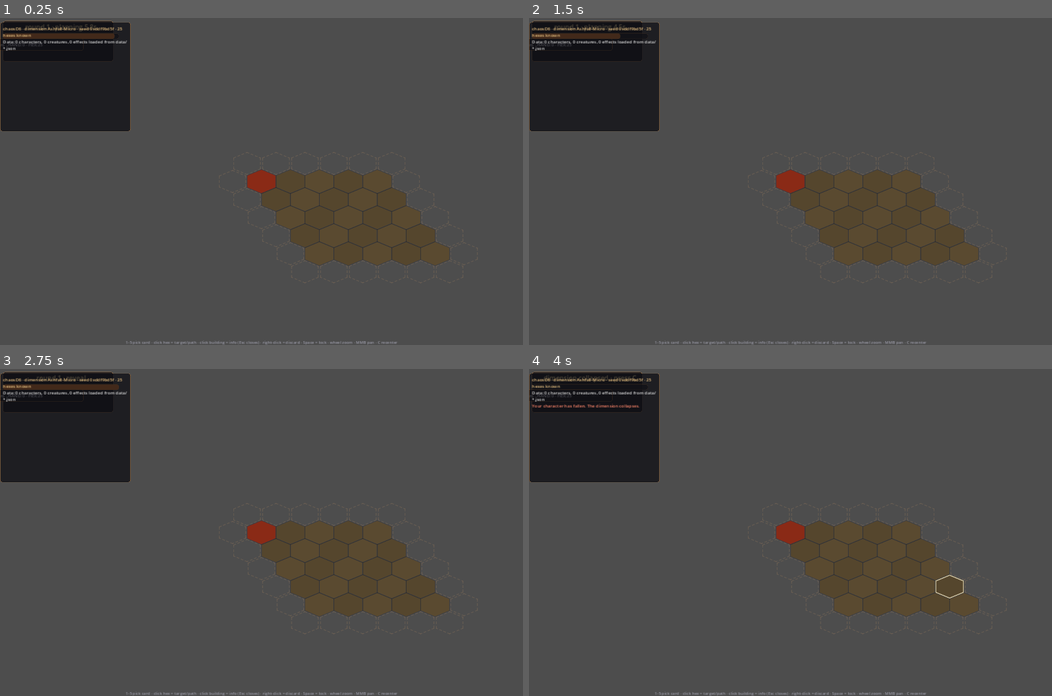
Above: before the commit, frames 1-4 (two rows, left to right).
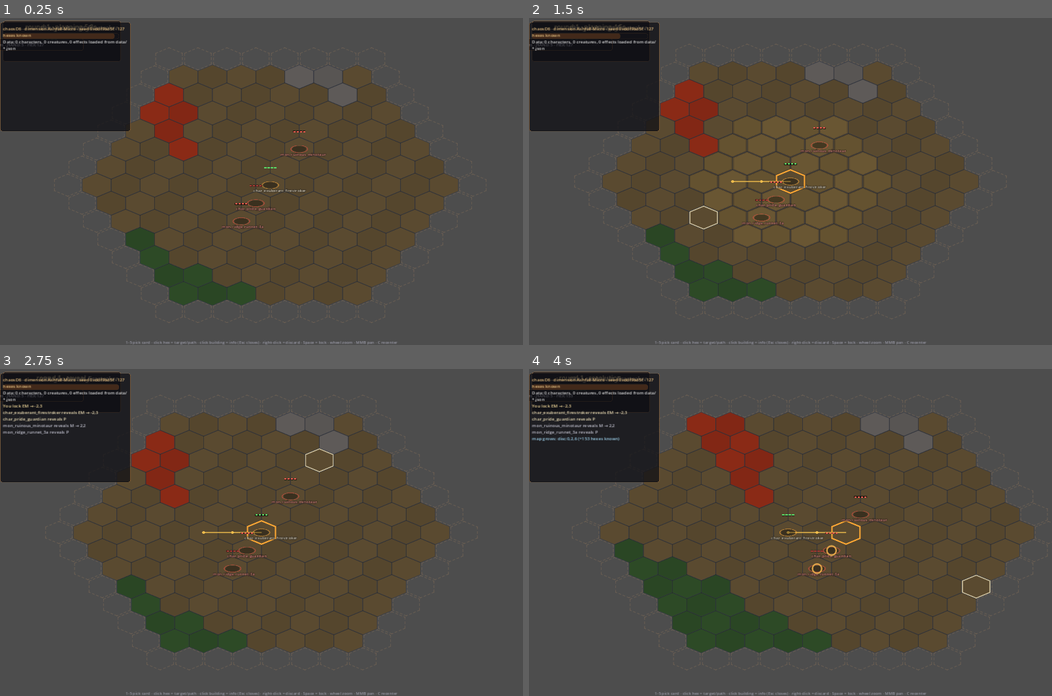
Above: after the commit, the same moments.

Repository: Galterian/Radicle
Game: Godot game, scene res://scenes/Main.tscn
Same seed, same stepped clock (60 frames per second), same inputs: the game is played once before the commit and once after it.
Inputs (mouse positions are in pixels of both pictures, inside the frame that each line leads up to):
- Up to frame 1 (0.25 s): no input
- Up to frame 2 (1.5 s): move the mouse to (905, 165) at 0.52 s; hold 8 (hand_empty) 0.53-1.25 s; click (905, 165) at 0.67 s; tap Enter at 1.25 s; drag from (685, 197) to (764, 246) at 1.27 s
- Up to frame 3 (2.75 s): tap Space (lock_commit) at 2 s; move the mouse to (313, 460) at 2.02 s; hold C (recenter) from 2.03 s (still down); click (313, 460) at 2.17 s
- Up to frame 4 (4 s): release C (recenter) at 2.75 s; tap Enter at 2.75 s; drag from (764, 597) to (633, 483) at 2.77 s; tap C (recenter) at 3.5 s; move the mouse to (947, 581) at 3.52 s; hold Space (lock_commit) from 3.53 s (still down); click (947, 581) at 3.67 s

The runs differ from the first frame. In frame 1, 31% of the frame differs, in the area x 0-93%, y 0-94%; in frame 2, 31%; in frame 3, 32%; in frame 4, 39%, in the area x 0-100%, y 0-93%.
Error before the commit: Parse Error: Cannot infer the type of "key" variable because the value doesn't have a set type. (res://scripts/Entity.gd:209)

Commit message:
Smoke test shows all five phases run cleanly:
BEFORE   dev-PC: 968M/4 packs   OCI: 945M/1 pack   repos=1 pinned=true
diff     122 refs on dev-PC not yet on OCI    [first 20 listed, then "+102 more"]
phase 2  skipped — rad-node not running on dev-PC
phase 4  services alive, pinned confirmed
AFTER    unchanged (p2p-only, no work done)
CHANGES  0 new, 122 still missing

All three tasks done:

1. node.connect already set on dev-PC — no patch needed (your ~/.radicle/config.json already lists z6MknLjCKC...@92-5-138-121.sslip.io:8776). Rad-node will auto-dial OCI on startup.
2. APK untracked + ignored — .gitignore now excludes _tools/chaosd6-release.apk and .idsig; both removed from the index via git rm --cached (kept on disk). Your understanding of _tools/build_and_deploy.sh --release is correct — it scps the APK to OCI's /var/www/downloads/ (uses infra/oci/keys/oci_seeder).
3. push-to-oci.sh rewritten into 5 phases:
   - 1 preflight — prints both sides' size/pref-level diff
   - 2 p2p — connect + announce (skips cleanly if dev-PC rad-node not running)
   - 3 rsync — delta transfer (--delete recoted)
   - 4 ensure alive — chown, auto-pin if missing, start+restart services
   - 5 report — AFTER state + a + ref list of what newly landed, and a ! list of anything still missing

Diff:
--- a/godot/scripts/Entity.gd
+++ b/godot/scripts/Entity.gd
@@ -206,7 +206,7 @@
 	# the already-current (sheet,state,facing,anim) resets frame to 0 every call, which
 	# on Android GL compat reads as rapid flicker. We re-run the setup only when the
 	# tuple actually changed, or the sprite isn't currently playing (e.g. after pause).
-	var key := _sheets[st] + "|" + st + "|" + facing + "|" + anim
+	var key: String = "%s|%s|%s|%s" % [_sheets[st], st, facing, anim]
 	if key == _last_play_key and _sprites.sprite_frames == sf and _sprites.is_playing():
 		return
 	_last_play_key = key
Not shown, changed: godot/export_presets.cfg
Not shown, changed: game/tools/oci/push-to-oci.sh
